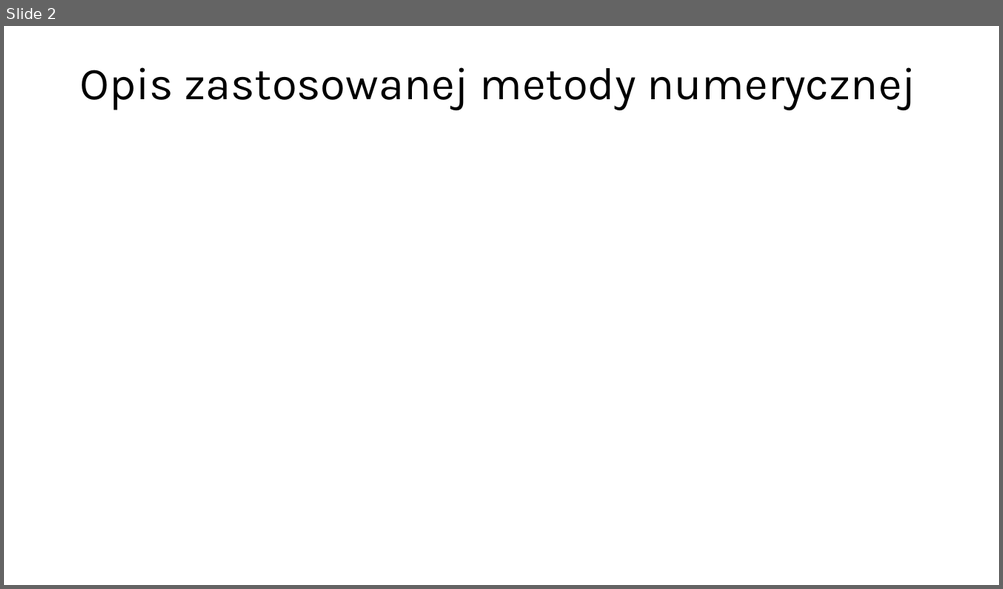
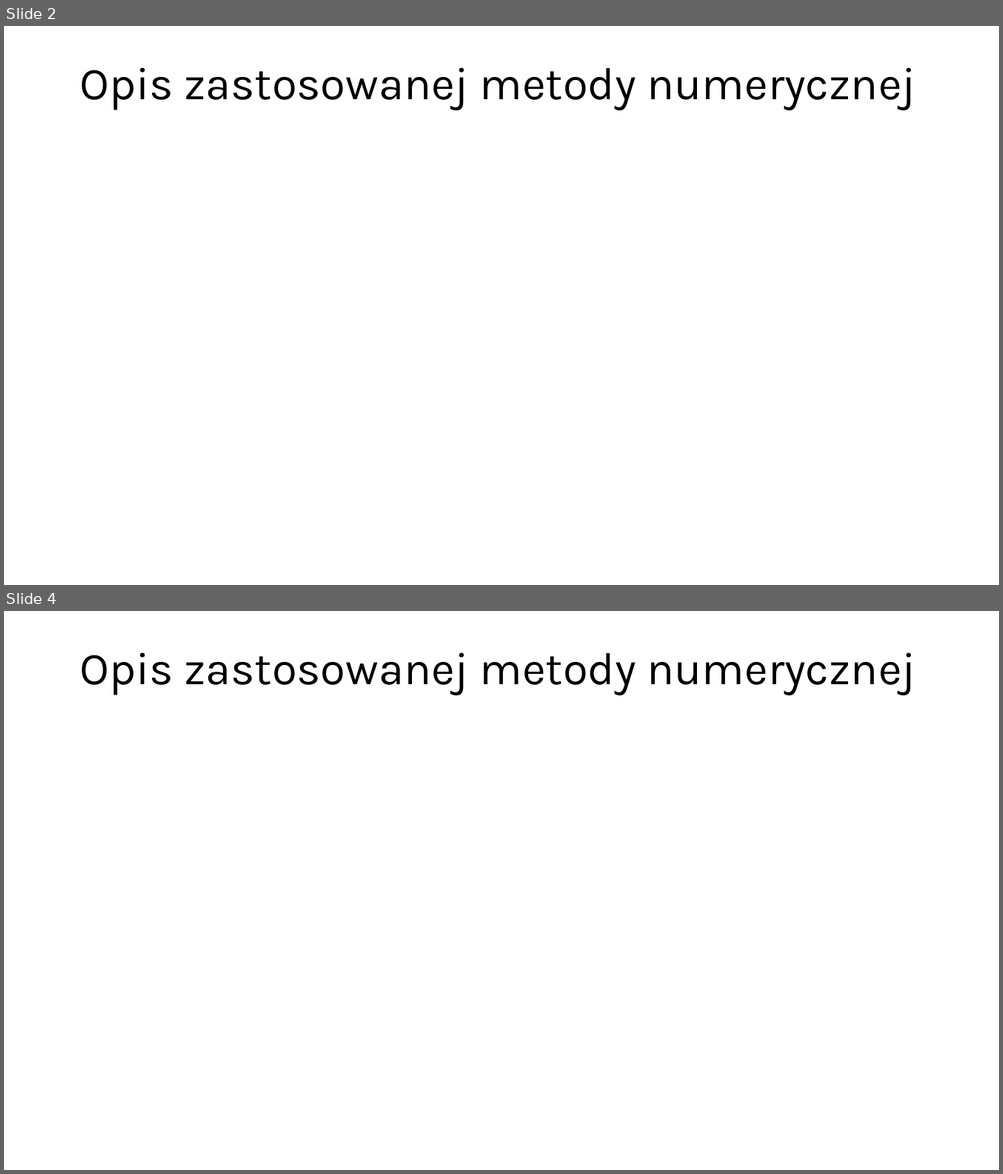
Before and after one commit to sKsieciunio/Gauss-Legendre-quadrature, a slide deck: P1Z35_HBL.pptx. Shown one above the other, each under a label of ours: slide 2 before the commit, slides 2 and 4 after it; the slides between them are not shown. The pictures are 1003x589 and 1003x1174 pixels, drawn with LibreOffice and Linux fonts; fonts in the diff are those of the drawing; grey boxes stand for pictures. Boxes give left, top, right and bottom in pixels: in the first picture for what was removed or moved away, otherwise in the second. Text is boxed around its words. In the diff, an @@ line names an element or a change of style, - is before the commit and + after.

```diff
--- a/P1Z35_HBL.pptx
+++ b/P1Z35_HBL.pptx
@@ slide 4 added at box(4, 611, 999, 1170), background #FFFFFF @@
@@ title added at box(79, 652, 916, 695), 44 pt, text #000000 @@
+Opis zastosowanej metody numerycznej
```
Also in this commit, not shown: 3 other slides added, 10 other files.
